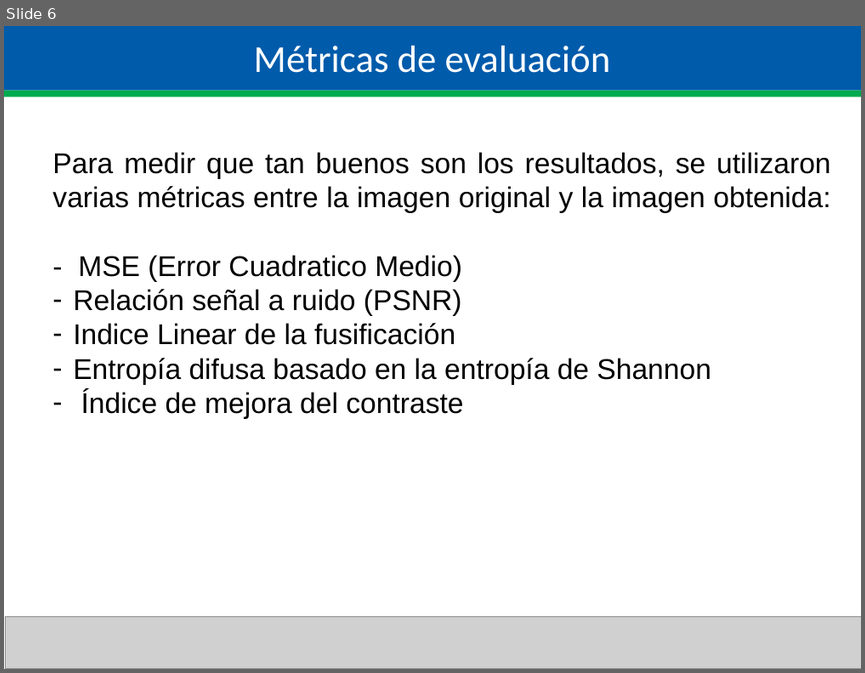
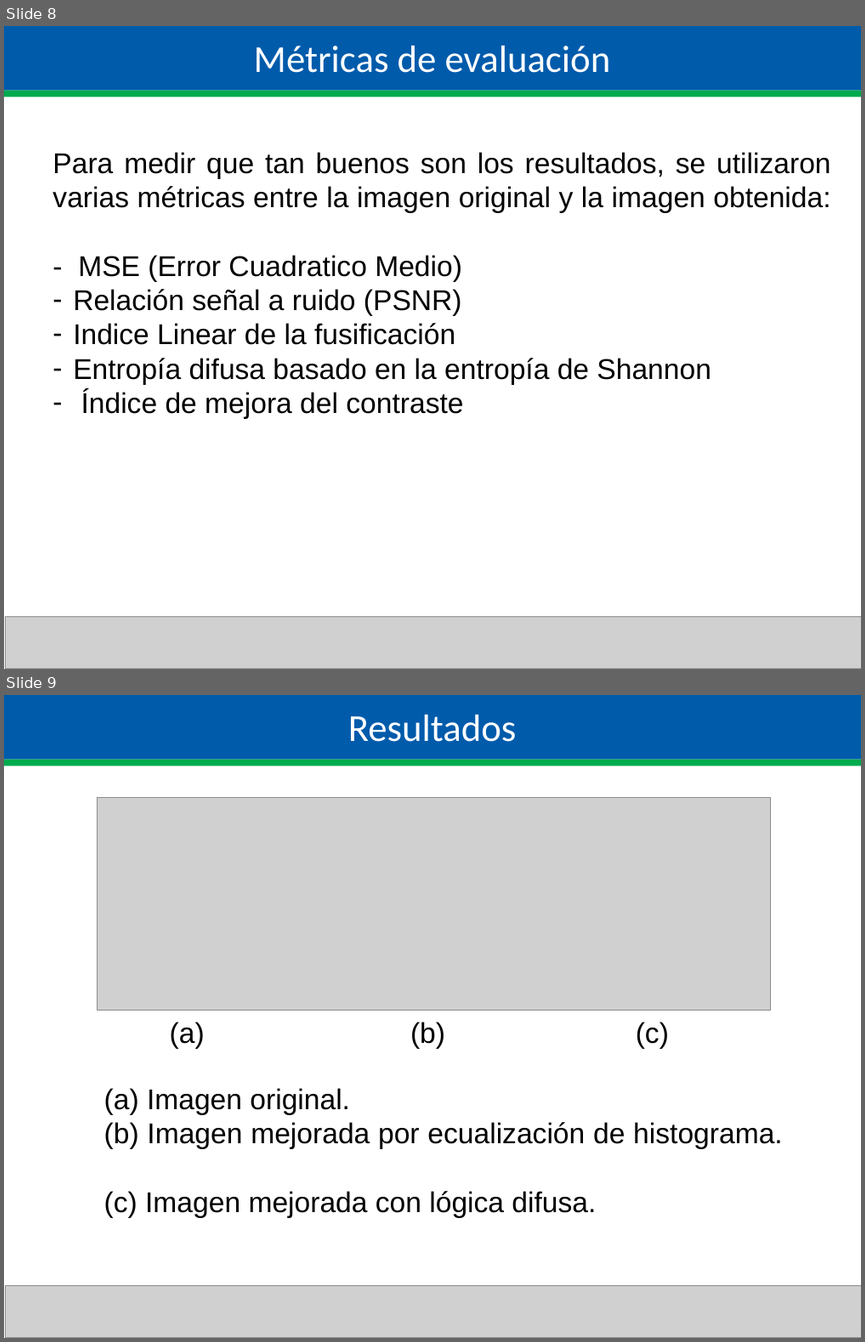
Before and after one commit to poface64/MIASegundoSemestre, a slide deck: LOGICA DIFUSA/TAREA F. PROPUESTA DE ARTICULO/PRESENTACION LOGICA DIFUSA.ppt. Shown one above the other, each under a label of ours: slide 6 before the commit, slides 8 and 9 after it. The pictures are 865x673 and 865x1342 pixels, drawn with LibreOffice and Linux fonts; fonts in the diff are those of the drawing; grey boxes stand for pictures. Boxes give left, top, right and bottom in pixels: in the first picture for what was removed or moved away, otherwise in the second. Text is boxed around its words. In the diff, an @@ line names an element or a change of style, - is before the commit and + after.

```diff
--- a/LOGICA DIFUSA/TAREA F. PROPUESTA DE ARTICULO/PRESENTACION LOGICA DIFUSA.ppt
+++ b/LOGICA DIFUSA/TAREA F. PROPUESTA DE ARTICULO/PRESENTACION LOGICA DIFUSA.ppt
@@ slide 9 added at [4,695,861,1338], background #FFFFFF @@
@@ rectangle added at [4,695,861,760], fill #005BAB, 32 pt, text #FFFFFF @@
+Resultados
@@ rectangle added at [4,760,861,766], fill #00AB4E @@
@@ picture added at [98,797,771,1010] @@
@@ text added at [170,1021,669,1049], 24 pt, text #000000 @@
+(a) (b) (c)
@@ text added at [104,1088,783,1218], 24 pt, text #000000 @@
+(a) Imagen original.
+(b) Imagen mejorada por ecualización de histograma.
+(c) Imagen mejorada con lógica difusa.
@@ picture added at [6,1286,861,1338] @@
@@ what was slide 6 is now slide 8 @@
```
Also in this commit, not shown: 2 slides changed, 2 other slides added, 2 slides removed.
